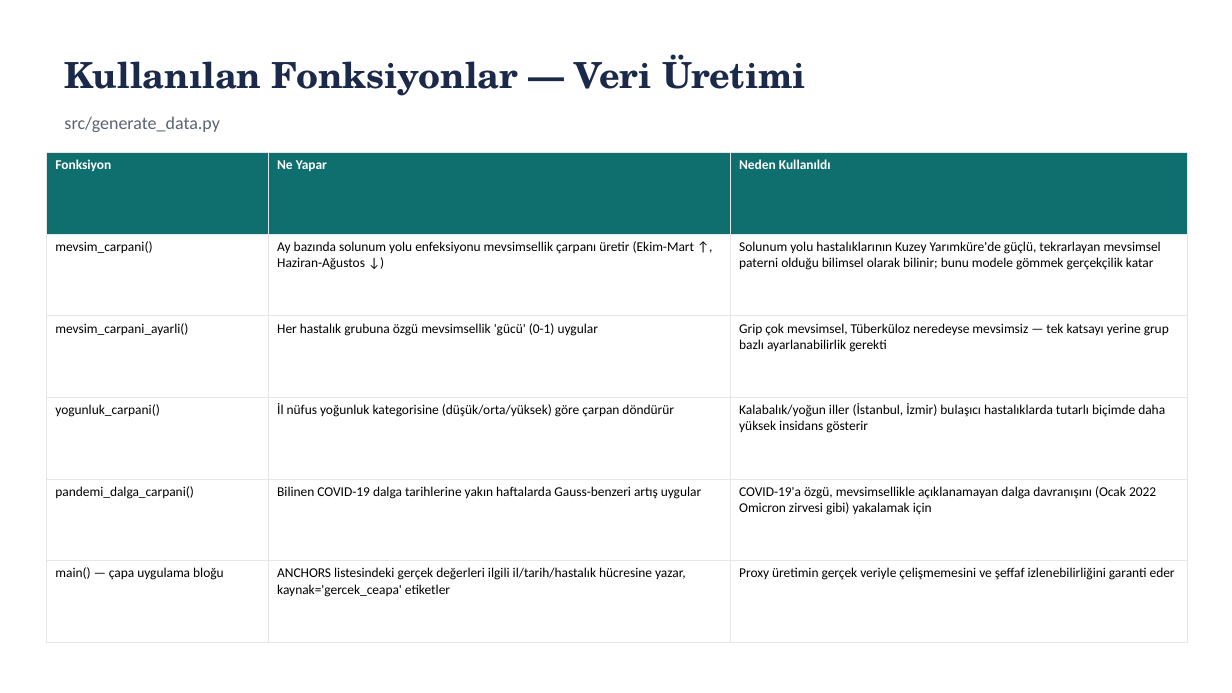
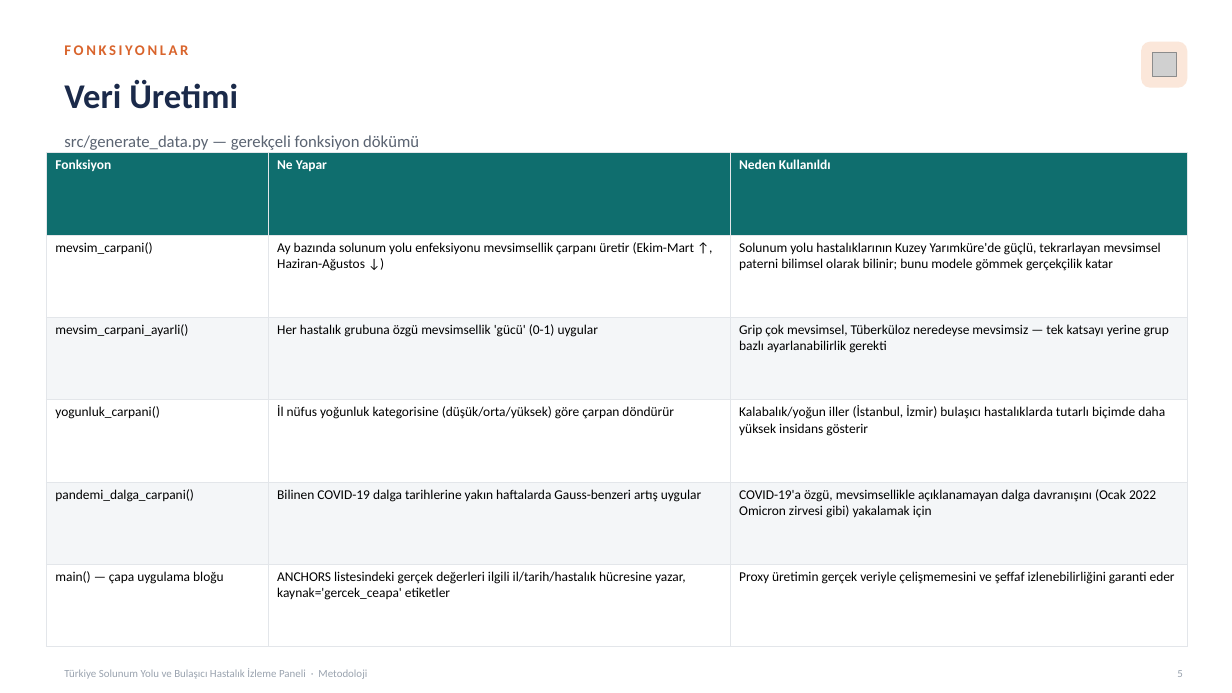
Before and after one commit to ozansarisoy/BreathCast-Turkiye, a slide deck: slide 5 of reports/turkiye_solunum_metodoloji.pptx (slide 4 before the commit). Drawn at 1232x693 pixels with LibreOffice and Linux fonts; fonts in the diff are those of the drawing; grey boxes stand for pictures. Boxes give left, top, right and bottom in pixels: in the first picture for what was removed or moved away, otherwise in the second. Text is boxed around its words. In the diff, an @@ line names an element or a change of style, - is before the commit and + after.

```diff
--- a/reports/turkiye_solunum_metodoloji.pptx
+++ b/reports/turkiye_solunum_metodoloji.pptx
@@ text added at [64,45,188,55], 11.5 pt, text #D9642C, bold @@
+FONKSIYONLAR
@@ rounded rectangle added at [1141,42,1188,88], fill #FBE7DA @@
@@ picture added at [1153,53,1177,77] @@
@@ text at [64,80,238,109]: text changed; size 28 to 27 pt; font TeX Gyre Schola to Calibri @@
-Kullanılan Fonksiyonlar — Veri Üretimi
+Veri Üretimi
@@ text at [64,135,419,150]: text changed; size 14 to 13 pt @@
-src/generate_data.py
+src/generate_data.py — gerekçeli fonksiyon dökümü
@@ table at [46,152,1188,647] @@
-row 2, column 3: Solunum yolu hastalıklarının Kuzey Yarımküre'de güçlü, tekrarlayan mevsimsel paterni olduğu bilimsel olarak bilinir; bunu modele gömmek gerçekçilik katar
+row 2, column 3: Solunum yolu hastalıklarının Kuzey Yarımküre'de güçlü, tekrarlayan mevsimsel paterni bilimsel olarak bilinir; bunu modele gömmek gerçekçilik katar
@@ fill none to #FFFFFF in 9 cells @@
@@ fill none to #F4F6F8 in 6 cells @@
@@ text added at [64,669,367,679], 8.5 pt, text #9AA3AF @@
+Türkiye Solunum Yolu ve Bulaşıcı Hastalık İzleme Paneli · Metodoloji
@@ text added at [1177,670,1183,677], 8.5 pt, text #9AA3AF @@
+5
```
Also in this commit, not shown: 7 other slides changed, 2 slides added, 9 other files.
